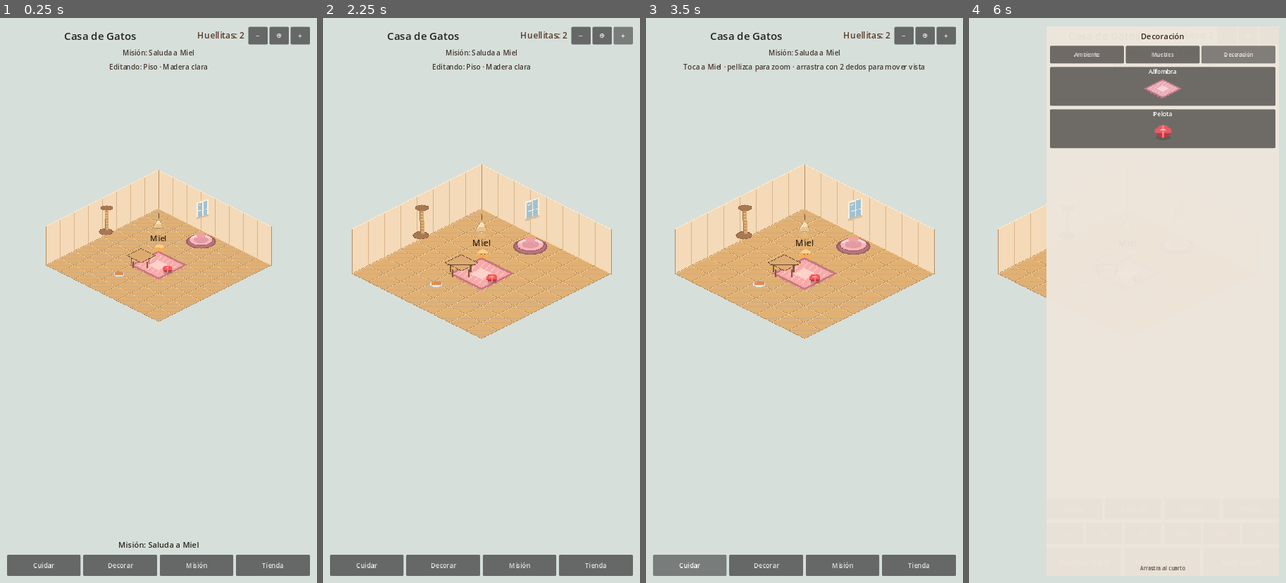
Above: before the commit, frames 1-4 (left to right).
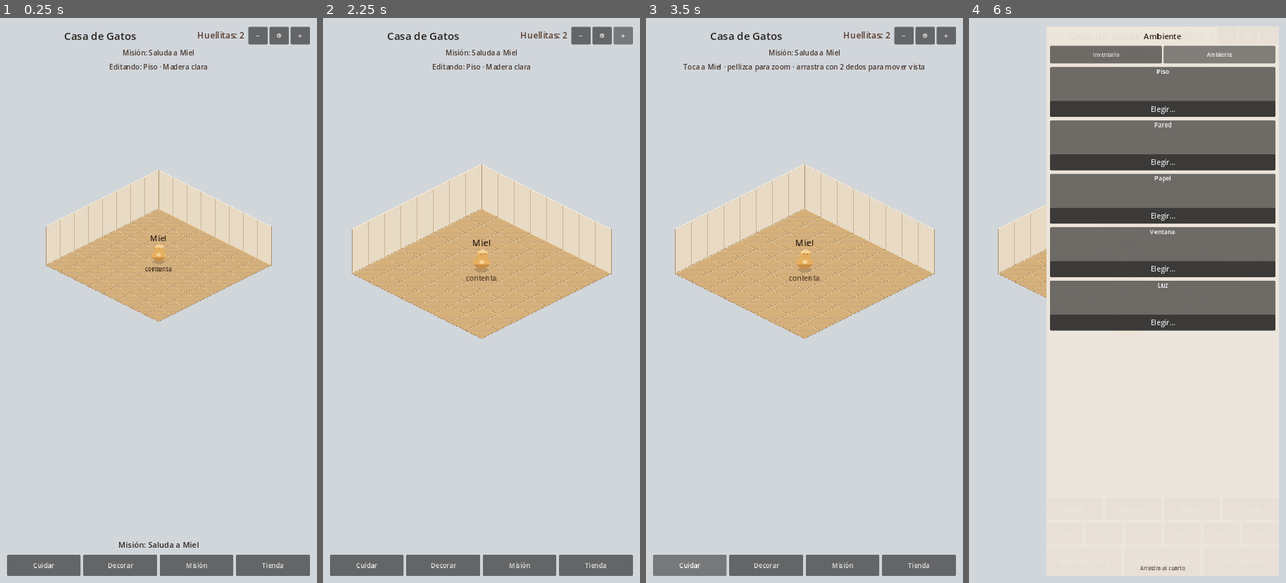
Above: after the commit, the same moments.

Repository: fabianmelo23/Juego-hija
Game: Godot game, scene res://scenes/iso/iso_room.tscn
Two runs of this game, one before a commit and one after it. Both use one fixed random seed, a clock stepped at 60 frames per second and the inputs below.
Inputs (mouse positions are in pixels of both pictures, inside the frame that each line leads up to):
- Up to frame 1 (0.25 s): no input
- Up to frame 2 (2.25 s): click "−" at 0.5 s; click "⊕" at 1.25 s; click "+" at 2 s
- Up to frame 3 (3.5 s): click "Cuidar" at 2.75 s
- Up to frame 4 (6 s): click "Decorar" at 3.5 s; click (1105, 51) at 4.25 s, where only the run after the commit has a clickable "Inventario"; click (1162, 51) at 5 s, where only the run before the commit has a clickable "Muebles"; click (1238, 51) at 5.75 s, where only the run before the commit has a clickable "Decoración"

The runs differ from the first frame. In frame 1, 0.9% of the frame differs, in the area x 31-69%, y 32-47%; in frame 2, 1.2%; in frame 3, 1.2%; in frame 4, 25%, in the area x 25-97%, y 2-56%.

Commit message:
Start with empty room shell; keep decorations in inventory
Room boots with only floor, walls, and Miel. Furniture and decor
live in inventory counts and are placed via catalog drag-and-drop.
Window and ceiling light also start hidden until chosen.

Co-authored-by: fabianmelo23 <fabianmelo23@users.noreply.github.com>

Diff:
--- a/scripts/furniture/furniture_catalog.gd
+++ b/scripts/furniture/furniture_catalog.gd
@@ -1,6 +1,6 @@
 class_name FurnitureCatalog
 extends RefCounted
-## Catálogo de muebles placeholder para Hito 2.
+## Catálogo de decoraciones para inventario iso.
 
 
 static func all() -> Array[Dictionary]:
@@ -9,6 +9,14 @@
 			"id": "bed",
 			"name": "Cama",
 			"color": Color(0.86, 0.55, 0.48, 1),
+			"size": Vector2i(2, 2),
+			"blocks": true,
+			"start_count": 1,
+		},
+		{
+			"id": "table",
+			"name": "Mesa",
+			"color": Color(0.72, 0.55, 0.35, 1),
 			"size": Vector2i(2, 2),
 			"blocks": true,
 			"start_count": 1,
@@ -30,8 +38,16 @@
 			"start_count": 1,
 		},
 		{
+			"id": "rug",
+			"name": "Alfombra",
+			"color": Color(0.9, 0.55, 0.6, 1),
+			"size": Vector2i(2, 2),
+			"blocks": false,
+			"start_count": 1,
+		},
+		{
 			"id": "toy",
-			"name": "Juguete",
+			"name": "Pelota",
 			"color": Color(0.55, 0.75, 0.95, 1),
 			"size": Vector2i(1, 1),
 			"blocks": false,
--- a/scripts/iso/iso_catalog.gd
+++ b/scripts/iso/iso_catalog.gd
@@ -1,5 +1,5 @@
 extends Control
-## Menú izquierdo por categorías con preview y drag-and-drop al cuarto.
+## Inventario / catálogo lateral: categorías, preview y drag-and-drop.
 
 signal drag_started(item_id: String, variant_id: String, texture: Texture2D)
 signal drag_updated(screen_pos: Vector2)
@@ -8,6 +8,19 @@
 signal ambient_selected(category: String, variant_id: String)
 
 const CATEGORIES := [
+	{
+		"id": "inventory",
+		"name": "Inventario",
+		"items": [
+			{"id": "bed", "name": "Cama", "kind": "placeable", "default": "bed_cat_blush", "preview": "res://assets/art/iso/furniture/bed_cat_blush.png"},
+			{"id": "table", "name": "Mesa", "kind": "placeable", "default": "table_low_wood", "preview": "res://assets/art/iso/furniture/table_low_wood.png"},
+			{"id": "scratcher", "name": "Rascador", "kind": "placeable", "default": "scratcher_wood", "preview": "res://assets/art/iso/furniture/scratcher_wood.png"},
+			{"id": "bowl", "name": "Plato", "kind": "placeable", "default": "bowl_food_full", "preview": "res://assets/art/iso/furniture/bowl_food_full.png"},
+			{"id": "rug", "name": "Alfombra", "kind": "placeable", "default": "rug_small_blush", "preview": "res://assets/art/iso/rugs/rug_small_blush.png"},
+			{"id": "toy", "name": "Pelota", "kind": "placeable", "default": "toy_ball_red", "preview": "res://assets/art/iso/furniture/toy_ball_red.png"},
+			{"id": "plant", "name": "Maceta", "kind": "placeable", "default": "plant", "preview": ""},
+		],
+	},
 	{
 		"id": "ambient",
 		"name": "Ambiente",
@@ -19,32 +32,17 @@
 			{"id": "light", "name": "Luz", "kind": "ambient"},
 		],
 	},
-	{
-		"id": "furniture",
-		"name": "Muebles",
-		"items": [
-			{"id": "bed", "name": "Cama", "kind": "placeable", "default": "bed_cat_blush", "preview": "res://assets/art/iso/furniture/bed_cat_blush.png", "stack_h": 0.0},
-			{"id": "table", "name": "Mesa", "kind": "placeable", "default": "table_low_wood", "preview": "res://assets/art/iso/furniture/table_low_wood.png", "stack_h": 22.0},
-			{"id": "scratcher", "name": "Rascador", "kind": "placeable", "default": "scratcher_wood", "preview": "res://assets/art/iso/furniture/scratcher_wood.png", "stack_h": 0.0},
-			{"id": "bowl", "name": "Plato", "kind": "placeable", "default": "bowl_food_full", "preview": "res://assets/art/iso/furniture/bowl_food_full.png", "stack_h": 0.0},
-		],
-	},
-	{
-		"id": "decor",
-		"name": "Decoración",
-		"items": [
-			{"id": "rug", "name": "Alfombra", "kind": "placeable", "default": "rug_small_blush", "preview": "res://assets/art/iso/rugs/rug_small_blush.png", "stack_h": 0.0},
-			{"id": "toy", "name": "Pelota", "kind": "placeable", "default": "toy_ball_red", "preview": "res://assets/art/iso/furniture/toy_ball_red.png", "stack_h": 0.0},
-		],
-	},
 ]
 
+var inventory: GameInventory
+var free_items: Node2D
 var _dragging := false
 var _drag_item: Dictionary = {}
 var _category_box: HBoxContainer
 var _items_box: VBoxContainer
 var _title: Label
-var _current_cat := "furniture"
+var _current_cat := "inventory"
+var _hint: Label
 
 
 func _ready() -> void:
@@ -52,7 +50,25 @@
 	custom_minimum_size = Vector2(168, 0)
 	size_flags_vertical = Control.SIZE_EXPAND_FILL
 	_build_chrome()
-	show_category("furniture")
+	show_category("inventory")
+
+
+func bind_inventory(inv: GameInventory) -> void:
+	inventory = inv
+	refresh()
+
+
+func bind_free_items(items: Node2D) -> void:
+	free_items = items
+	refresh()
+
+
+func refresh() -> void:
+	show_category(_current_cat)
+
+
+func _is_placed(item_id: String) -> bool:
+	return free_items != null and free_items.has_method("has_item") and free_items.has_item(item_id)
 
 
 func _build_chrome() -> void:
@@ -75,7 +91,7 @@
 	margin.add_child(root)
 
 	_title = Label.new()
-	_title.text = "Catálogo"
+	_title.text = "Inventario"
 	_title.horizontal_alignment = HORIZONTAL_ALIGNMENT_CENTER
 	_title.add_theme_font_size_override("font_size", 18)
 	_title.add_theme_color_override("font_color", Color(0.2, 0.15, 0.12, 1))
@@ -107,12 +123,12 @@
 	_items_box.add_theme_constant_override("separation", 8)
 	scroll.add_child(_items_box)
 
-	var hint := Label.new()
-	hint.text = "Arrastra al cuarto"
-	hint.horizontal_alignment = HORIZONTAL_ALIGNMENT_CENTER
-	hint.add_theme_font_size_override("font_size", 12)
-	hint.add_theme_color_override("font_color", Color(0.35, 0.28, 0.22, 1))
-	root.add_child(hint)
+	_hint = Label.new()
+	_hint.text = "Arrastra al cuarto"
+	_hint.horizontal_alignment = HORIZONTAL_ALIGNMENT_CENTER
+	_hint.add_theme_font_size_override("font_size", 12)
+	_hint.add_theme_color_override("font_color", Color(0.35, 0.28, 0.22, 1))
+	root.add_child(_hint)
 
 
 func show_category(cat_id: String) -> void:
@@ -128,18 +144,29 @@
 		return
 	_title.text = str(cat_data["name"])
 	for item in cat_data["items"]:
+		# Oculta plant hasta tener arte.
+		if str(item.get("id", "")) == "plant":
+			continue
 		_items_box.add_child(_make_item_card(item))
 
 
 func _make_item_card(item: Dictionary) -> Control:
 	var card := PanelContainer.new()
-	card.custom_minimum_size = Vector2(0, 88)
+	card.custom_minimum_size = Vector2(0, 96)
 	var v := VBoxContainer.new()
 	v.add_theme_constant_override("separation", 4)
 	card.add_child(v)
 
+	var item_id := str(item.get("id", ""))
+	var count := 0
+	if inventory:
+		count = inventory.get_count(item_id)
+
 	var label := Label.new()
-	label.text = str(item.get("name", item.get("id", "")))
+	if str(item.get("kind", "")) == "placeable":
+		label.text = "%s  ×%d" % [str(item.get("name", item_id)), count]
+	else:
+		label.text = str(item.get("name", item_id))
 	label.horizontal_alignment = HORIZONTAL_ALIGNMENT_CENTER
 	label.add_theme_font_size_override("font_size", 14)
 	v.add_child(label)
@@ -156,9 +183,21 @@
 
 	var kind := str(item.get("kind", ""))
 	if kind == "placeable":
-		card.gui_input.connect(func(event: InputEvent) -> void:
-			_on_card_input(event, item, preview.texture)
-		)
+		var placed := _is_placed(item_id)
+		var can_drag := count > 0 or placed
+		if placed and count <= 0:
+			label.text = "%s  (en cuarto)" % str(item.get("name", item_id))
+		if not can_drag:
+			card.modulate = Color(1, 1, 1, 0.45)
+			var empty := Label.new()
+			empty.text = "Sin unidades"
+			empty.horizontal_alignment = HORIZONTAL_ALIGNMENT_CENTER
+			empty.add_theme_font_size_override("font_size", 11)
+			v.add_child(empty)
+		else:
+			card.gui_input.connect(func(event: InputEvent) -> void:
+				_on_card_input(event, item, preview.texture)
+			)
 	else:
 		var btn := Button.new()
 		btn.focus_mode = Control.FOCUS_NONE
@@ -173,18 +212,22 @@
 
 func _on_card_input(event: InputEvent, item: Dictionary, tex: Texture2D) -> void:
 	if event is InputEventScreenTouch and event.pressed:
-		_start_drag(item, tex, event.position)
+		_start_drag(item, tex)
 		accept_event()
 	elif event is InputEventMouseButton and event.pressed and event.button_index == MOUSE_BUTTON_LEFT:
-		_start_drag(item, tex, event.position)
+		_start_drag(item, tex)
 		accept_event()
 
 
-func _start_drag(item: Dictionary, tex: Texture2D, _local_pos: Vector2) -> void:
+func _start_drag(item: Dictionary, tex: Texture2D) -> void:
+	var item_id := str(item.get("id", ""))
+	var placed := _is_placed(item_id)
+	if inventory and not inventory.can_use(item_id) and not placed:
+		return
 	_dragging = true
 	_drag_item = item.duplicate(true)
-	var variant := str(item.get("default", item.get("id", "")))
-	drag_started.emit(str(item["id"]), variant, tex)
+	var variant := str(item.get("default", item_id))
+	drag_started.emit(item_id, variant, tex)
 
 
 func _input(event: InputEvent) -> void:
@@ -210,7 +253,6 @@
 	_dragging = false
 	var item := _drag_item
 	_drag_item = {}
-	# Si suelta sobre el catálogo, cancela.
 	if get_global_rect().has_point(screen_pos):
 		drag_cancelled.emit()
 		return
--- a/scripts/iso/iso_free_items.gd
+++ b/scripts/iso/iso_free_items.gd
@@ -3,7 +3,7 @@
 
 signal item_placed(item_id: String, variant_id: String)
 
-const SAVE_PATH := "user://iso_free_layout.json"
+const SAVE_PATH := "user://iso_free_layout_v2.json"
 
 ## stack_h: altura de superficie para poner cosas encima
 const DEFS := {
@@ -177,17 +177,16 @@
 
 
 func load_layout() -> void:
+	# Por defecto el cuarto nace vacío: solo piso/paredes/gato.
+	# Las decoraciones viven en el inventario hasta que el jugador las coloque.
 	if not FileAccess.file_exists(SAVE_PATH):
-		_spawn_defaults()
 		return
 	var file := FileAccess.open(SAVE_PATH, FileAccess.READ)
 	if file == null:
-		_spawn_defaults()
 		return
 	var parsed: Variant = JSON.parse_string(file.get_as_text())
 	file.close()
 	if typeof(parsed) != TYPE_DICTIONARY:
-		_spawn_defaults()
 		return
 	for item_id in parsed.keys():
 		if not DEFS.has(item_id):
@@ -208,15 +207,10 @@
 		_apply_sprite(item_id)
 
 
-func _spawn_defaults() -> void:
-	# Posiciones iniciales agradables en espacio iso local.
-	var defaults := {
-		"rug": Vector2(0, 96),
-		"bed": Vector2(96, 64),
-		"table": Vector2(-40, 110),
-		"bowl": Vector2(-90, 140),
-		"scratcher": Vector2(-120, 48),
-		"toy": Vector2(20, 130),
-	}
-	for item_id in defaults.keys():
-		place_or_move(item_id, str(DEFS[item_id]["default"]), defaults[item_id])
+func clear_all() -> void:
+	for item_id in _items.keys():
+		var sprite: Sprite2D = _items[item_id].get("sprite")
+		if sprite:
+			sprite.queue_free()
+	_items.clear()
+	save_layout()
--- a/scripts/iso/iso_room.gd
+++ b/scripts/iso/iso_room.gd
@@ -81,9 +81,10 @@
 var _current_floor: String = "floor_wood_light"
 var _current_wall_left: String = "wall_left_cream"
 var _current_wall_right: String = "wall_right_cream"
-var _current_window: String = "window_small_day"
-var _current_light: String = "light_ceiling_warm"
+var _current_window: String = "window_none"
+var _current_light: String = "light_none"
 var _current_wallpaper: String = "wallpaper_none"
+var inventory: GameInventory = GameInventory.new()
 var _current_rug: String = "rug_small_blush"
 var _current_bed: String = "bed_cat_none"
 var _current_bowl: String = "bowl_food_full"
@@ -112,12 +113,14 @@
 ]
 
 var _window_variants := [
+	{"id": "window_none", "name": "Ninguna"},
 	{"id": "window_small_day", "name": "Día"},
 	{"id": "window_small_evening", "name": "Tarde"},
 	{"id": "window_small_night", "name": "Noche"},
 ]
 
 var _light_variants := [
+	{"id": "light_none", "name": "Ninguna"},
 	{"id": "light_ceiling_warm", "name": "Cálida"},
 	{"id": "light_ceiling_rose", "name": "Rosa"},
 	{"id": "light_ceiling_off", "name": "Apagada"},
@@ -338,15 +341,23 @@
 	catalog_ui.offset_bottom = 0.0
 	safe.add_child(catalog_ui)
 
+	catalog_ui.bind_inventory(inventory)
+	catalog_ui.bind_free_items(free_items)
 	catalog_ui.drag_started.connect(_on_catalog_drag_started)
 	catalog_ui.drag_updated.connect(_on_catalog_drag_updated)
 	catalog_ui.drag_dropped.connect(_on_catalog_drag_dropped)
 	catalog_ui.drag_cancelled.connect(_on_catalog_drag_cancelled)
 	catalog_ui.ambient_selected.connect(_on_catalog_ambient)
+	inventory.changed.connect(func() -> void:
+		if catalog_ui:
+			catalog_ui.refresh()
+	)
 
 	if free_items:
 		free_items.item_placed.connect(func(item_id: String, _variant_id: String) -> void:
 			_notify_place_once(item_id, true)
+			if catalog_ui:
+				catalog_ui.refresh()
 		)
 
 	# Zoom buttons
@@ -381,6 +392,10 @@
 
 
 func _on_catalog_drag_started(item_id: String, variant_id: String, _texture: Texture2D) -> void:
+	# Solo se puede sacar del inventario si hay unidades o ya está en el cuarto (mover).
+	if not free_items.has_item(item_id) and not inventory.can_use(item_id):
+		gameplay.show_toast("No te queda en el inventario")
+		return
 	_drag_active = true
 	set_meta("drag_item_id", item_id)
 	set_meta("drag_variant_id", variant_id)
@@ -400,10 +415,22 @@
 	_drag_active = false
 	if camera_ctrl:
 		camera_ctrl.pan_enabled = true
+	var already: bool = free_items.has_item(item_id)
+	if not already:
+		if not inventory.consume(item_id):
+			free_items.hide_ghost()
+			gameplay.show_toast("No te queda en el inventario")
+			return
 	var local := _screen_to_room_local(screen_pos)
 	free_items.place_or_move(item_id, variant_id, local)
-	gameplay.show_toast("Colocado: %s" % item_id)
-	hint_label.text = "Suelta cerca de una mesa para apilar (ej. pelota)"
+	var pretty := item_id
+	var data := FurnitureCatalog.by_id(item_id)
+	if not data.is_empty():
+		pretty = str(data.get("name", item_id))
+	gameplay.show_toast("Colocado: %s" % pretty)
+	hint_label.text = "Inventario → arrastra al cuarto"
+	if catalog_ui:
+		catalog_ui.refresh()
 
 
 func _on_catalog_drag_cancelled() -> void:
@@ -438,9 +465,17 @@
 	for v in _wall_right_variants:
 		_wall_right_textures[str(v["id"])] = load("res://assets/art/iso/walls/%s.png" % str(v["id"]))
 	for v in _window_variants:
-		_window_textures[str(v["id"])] = load("res://assets/art/iso/windows/%s.png" % str(v["id"]))
+		var wid := str(v["id"])
+		if wid == "window_none":
+			_window_textures[wid] = null
+		else:
+			_window_textures[wid] = load("res://assets/art/iso/windows/%s.png" % wid)
 	for v in _light_variants:
-		_light_textures[str(v["id"])] = load("res://assets/art/iso/lights/%s.png" % str(v["id"]))
+		var lid := str(v["id"])
+		if lid == "light_none":
+			_light_textures[lid] = null
+		else:
+			_light_textures[lid] = load("res://assets/art/iso/lights/%s.png" % lid)
 	for v in _wallpaper_variants:
 		var wid := str(v["id"])
 		if wid == "wallpaper_none":
@@ -802,7 +837,9 @@
 	if not _window_textures.has(variant_id) or _window_sprite == null:
 		return
 	_current_window = variant_id
-	_window_sprite.texture = _window_textures[variant_id]
+	var tex = _window_textures[variant_id]
+	_window_sprite.texture = tex
+	_window_sprite.visible = tex != null
 	_apply_room_mood()
 	if _edit_target == "window":
 		hint_label.text = "Editando: Ventana · %s" % _nice_name(_window_variants, variant_id)
@@ -813,7 +850,9 @@
 	if not _light_textures.has(variant_id) or _light_sprite == null:
 		return
 	_current_light = variant_id
-	_light_sprite.texture = _light_textures[variant_id]
+	var tex = _light_textures[variant_id]
+	_light_sprite.texture = tex
+	_light_sprite.visible = tex != null
 	_apply_room_mood()
 	if _edit_target == "light":
 		hint_label.text = "Editando: Lámpara · %s" % _nice_name(_light_variants, variant_id)
@@ -828,10 +867,14 @@
 			base = Color(0.90, 0.78, 0.68, 1)
 		"window_small_night":
 			base = Color(0.35, 0.42, 0.55, 1)
+		"window_none":
+			base = Color(0.82, 0.84, 0.86, 1)
 		_:
 			base = Color(0.78, 0.86, 0.90, 1)
 
 	match _current_light:
+		"light_none":
+			room_root.modulate = Color(1, 1, 1, 1)
 		"light_ceiling_warm":
 			base = base.lerp(Color(1.0, 0.92, 0.75, 1), 0.28)
 			room_root.modulate = Color(1.05, 1.0, 0.94, 1)
--- a/tools/test_iso_care.gd
+++ b/tools/test_iso_care.gd
@@ -1,5 +1,5 @@
 extends SceneTree
-## Prueba headless: Miel + cuidados + misiones en el cuarto iso.
+## Prueba headless: Miel + cuidados en cuarto vacío.
 
 
 func _init() -> void:
@@ -9,8 +9,8 @@
 func _run() -> void:
 	if FileAccess.file_exists("user://progress.json"):
 		DirAccess.remove_absolute("user://progress.json")
-	if FileAccess.file_exists("user://iso_free_layout.json"):
-		DirAccess.remove_absolute("user://iso_free_layout.json")
+	if FileAccess.file_exists("user://iso_free_layout_v2.json"):
+		DirAccess.remove_absolute("user://iso_free_layout_v2.json")
 
 	var scene: PackedScene = load("res://scenes/iso/iso_room.tscn")
 	var room: Node2D = scene.instantiate()
@@ -22,17 +22,7 @@
 		quit(1)
 		return
 
-	if gameplay.huellitas < 2:
-		push_error("expected starter huellitas")
-		quit(1)
-		return
-
 	gameplay.select_cat()
-	if not gameplay.cat.is_selected():
-		push_error("cat should be selected")
-		quit(1)
-		return
-
 	var before: float = float(gameplay.cat.hunger)
 	gameplay.do_care("feed")
 	if float(gameplay.cat.hunger) <= before:
@@ -41,11 +31,11 @@
 		return
 
 	var free: Node2D = room.get_node("RoomRoot/FreeItems")
-	free.place_or_move("bed", "bed_cat_cream", Vector2(40, 80))
-	if not free.has_item("bed"):
-		push_error("bed place failed")
+	if not room.inventory.consume("bed"):
+		push_error("bed not in inventory")
 		quit(1)
 		return
+	free.place_or_move("bed", "bed_cat_cream", Vector2(40, 80))
 
 	gameplay.buy_treat()
 	if not bool(gameplay.missions.flags.get("bought", false)):
--- /dev/null
+++ b/tools/test_iso_empty_room.gd
@@ -0,0 +1,64 @@
+extends SceneTree
+## Cuarto vacío: solo piso/paredes/gato; decoraciones en inventario.
+
+
+func _init() -> void:
+	call_deferred("_run")
+
+
+func _run() -> void:
+	if FileAccess.file_exists("user://iso_free_layout_v2.json"):
+		DirAccess.remove_absolute("user://iso_free_layout_v2.json")
+	if FileAccess.file_exists("user://progress.json"):
+		DirAccess.remove_absolute("user://progress.json")
+
+	var scene: PackedScene = load("res://scenes/iso/iso_room.tscn")
+	var room: Node2D = scene.instantiate()
+	root.add_child(room)
+
+	var free: Node2D = room.get_node("RoomRoot/FreeItems")
+	if free._items.size() != 0:
+		push_error("room should start with no furniture, got %d" % free._items.size())
+		quit(1)
+		return
+
+	if room.get_current_window_variant() != "window_none":
+		push_error("window should start none")
+		quit(1)
+		return
+	if room.get_current_light_variant() != "light_none":
+		push_error("light should start none")
+		quit(1)
+		return
+
+	if room.inventory.get_count("bed") < 1:
+		push_error("bed should be in inventory")
+		quit(1)
+		return
+	if room.inventory.get_count("table") < 1:
+		push_error("table should be in inventory")
+		quit(1)
+		return
+
+	# Colocar consume inventario
+	if not room.inventory.consume("bed"):
+		push_error("consume bed failed")
+		quit(1)
+		return
+	free.place_or_move("bed", "bed_cat_blush", Vector2(10, 10))
+	if room.inventory.get_count("bed") != 0:
+		push_error("bed count should be 0 after place")
+		quit(1)
+		return
+
+	var gameplay: Node = room.get_node("Gameplay")
+	if gameplay.cat == null:
+		push_error("cat missing")
+		quit(1)
+		return
+
+	print("ISO_EMPTY_ROOM_TEST_OK inv_bed=%d placed=%d" % [
+		room.inventory.get_count("toy"),
+		free._items.size(),
+	])
+	quit(0)
--- a/tools/test_iso_free_place.gd
+++ b/tools/test_iso_free_place.gd
@@ -1,5 +1,5 @@
 extends SceneTree
-## Colocación libre + apilado sobre mesa.
+## Colocación libre + apilado desde inventario.
 
 
 func _init() -> void:
@@ -7,14 +7,16 @@
 
 
 func _run() -> void:
-	if FileAccess.file_exists("user://iso_free_layout.json"):
-		DirAccess.remove_absolute("user://iso_free_layout.json")
+	if FileAccess.file_exists("user://iso_free_layout_v2.json"):
+		DirAccess.remove_absolute("user://iso_free_layout_v2.json")
 
 	var scene: PackedScene = load("res://scenes/iso/iso_room.tscn")
 	var room: Node2D = scene.instantiate()
 	root.add_child(room)
 
 	var free: Node2D = room.get_node("RoomRoot/FreeItems")
+	room.inventory.consume("table")
+	room.inventory.consume("toy")
 	free.place_or_move("table", "table_low_wood", Vector2(0, 100))
 	free.place_or_move("toy", "toy_ball_red", Vector2(2, 102))
 
@@ -24,7 +26,6 @@
 		quit(1)
 		return
 
-	# paredes en franja continua
 	var left_layer: Node2D = room.get_node("RoomRoot/WallLeftLayer")
 	if left_layer.get_child_count() != 1:
 		push_error("expected 1 left wall strip, got %d" % left_layer.get_child_count())
Not shown, changed: export_presets.cfg
Not shown, changed: README.md
Not shown, changed: docs/ISO-ROOM-DIRECTOR.md
